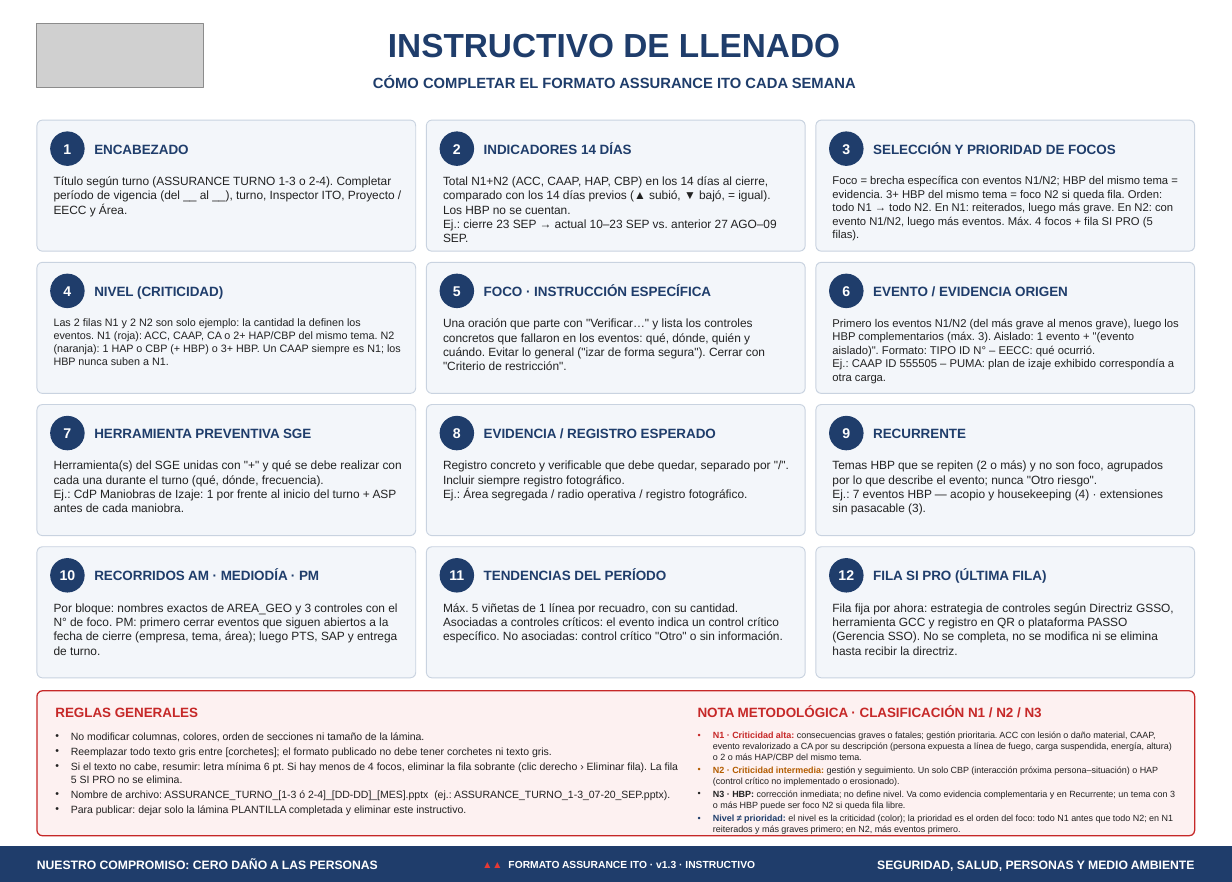
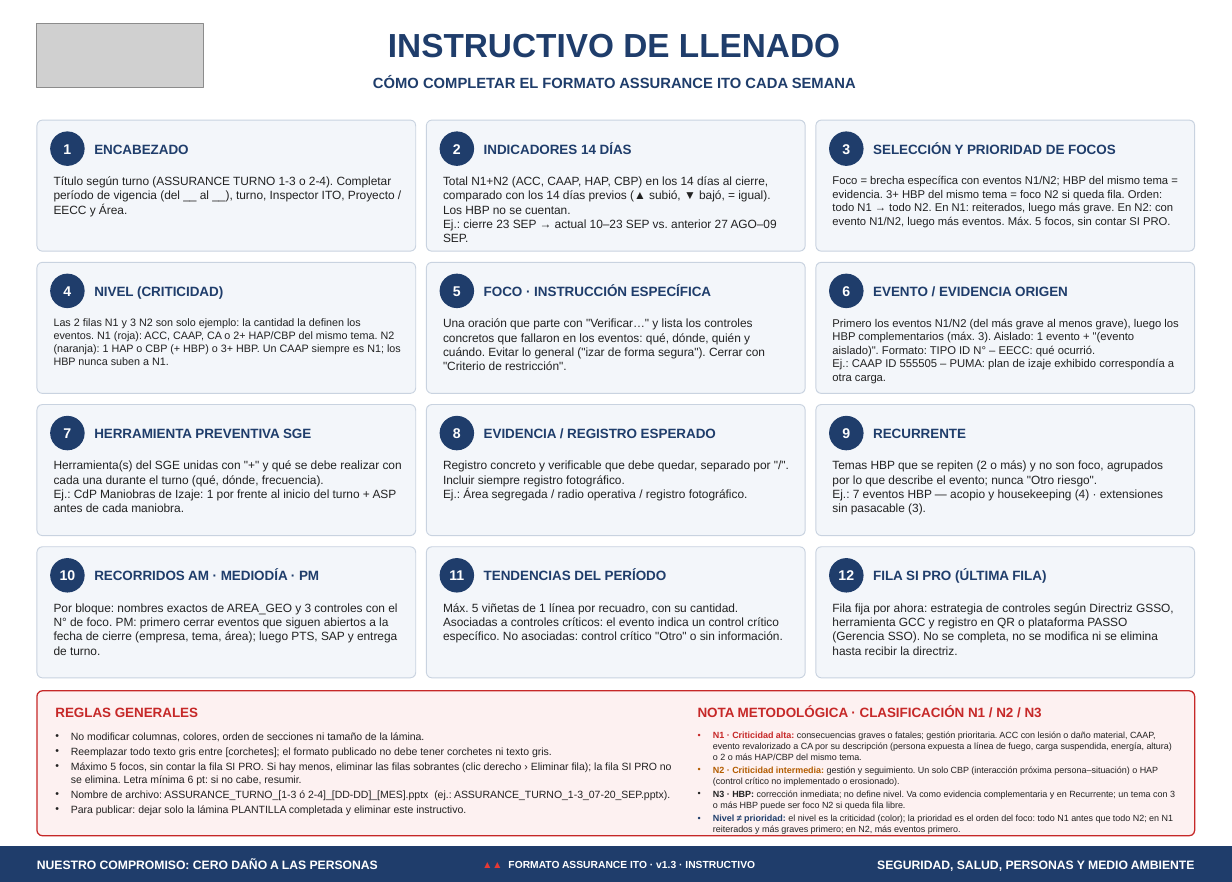
Before and after one commit to williams-maker/Antucoya, a slide deck: slide 2 of FORMATO_ASSURANCE_ITO_v1.3.pptx. Drawn at 1232x882 pixels with LibreOffice and Linux fonts; fonts in the diff are those of the drawing; grey boxes stand for pictures. Boxes give left, top, right and bottom in pixels: in the first picture for what was removed or moved away, otherwise in the second. Text is boxed around its words. In the diff, an @@ line names an element or a change of style, - is before the commit and + after.

```diff
--- a/FORMATO_ASSURANCE_ITO_v1.3.pptx
+++ b/FORMATO_ASSURANCE_ITO_v1.3.pptx
@@ text at box(832, 176, 1173, 228): text changed @@
-Foco = brecha específica con eventos N1/N2; HBP del mismo tema = evidencia. 3+ HBP del mismo tema = foco N2 si queda fila. Orden: todo N1 → todo N2. En N1: reiterados, luego más grave. En N2: con evento N1/N2, luego más eventos. Máx. 4 focos + fila SI PRO (5 filas).
+Foco = brecha específica con eventos N1/N2; HBP del mismo tema = evidencia. 3+ HBP del mismo tema = foco N2 si queda fila. Orden: todo N1 → todo N2. En N1: reiterados, luego más grave. En N2: con evento N1/N2, luego más eventos. Máx. 5 focos, sin contar SI PRO.
@@ text at box(54, 318, 401, 365): text changed @@
-Las 2 filas N1 y 2 N2 son solo ejemplo: la cantidad la definen los eventos. N1 (roja): ACC, CAAP, CA o 2+ HAP/CBP del mismo tema. N2 (naranja): 1 HAP o CBP (+ HBP) o 3+ HBP. Un CAAP siempre es N1; los HBP nunca suben a N1.
+Las 2 filas N1 y 3 N2 son solo ejemplo: la cantidad la definen los eventos. N1 (roja): ACC, CAAP, CA o 2+ HAP/CBP del mismo tema. N2 (naranja): 1 HAP o CBP (+ HBP) o 3+ HBP. Un CAAP siempre es N1; los HBP nunca suben a N1.
@@ text at box(71, 762, 672, 785): text changed @@
-• Si el texto no cabe, resumir: letra mínima 6 pt. Si hay menos de 4 focos, eliminar la fila sobrante (clic derecho › Eliminar fila). La fila 5 SI PRO no se elimina.
+• Máximo 5 focos, sin contar la fila SI PRO. Si hay menos, eliminar las filas sobrantes (clic derecho › Eliminar fila); la fila SI PRO no se elimina. Letra mínima 6 pt: si no cabe, resumir.
```
Also in this commit, not shown: 1 other slide changed, 3 other files.
